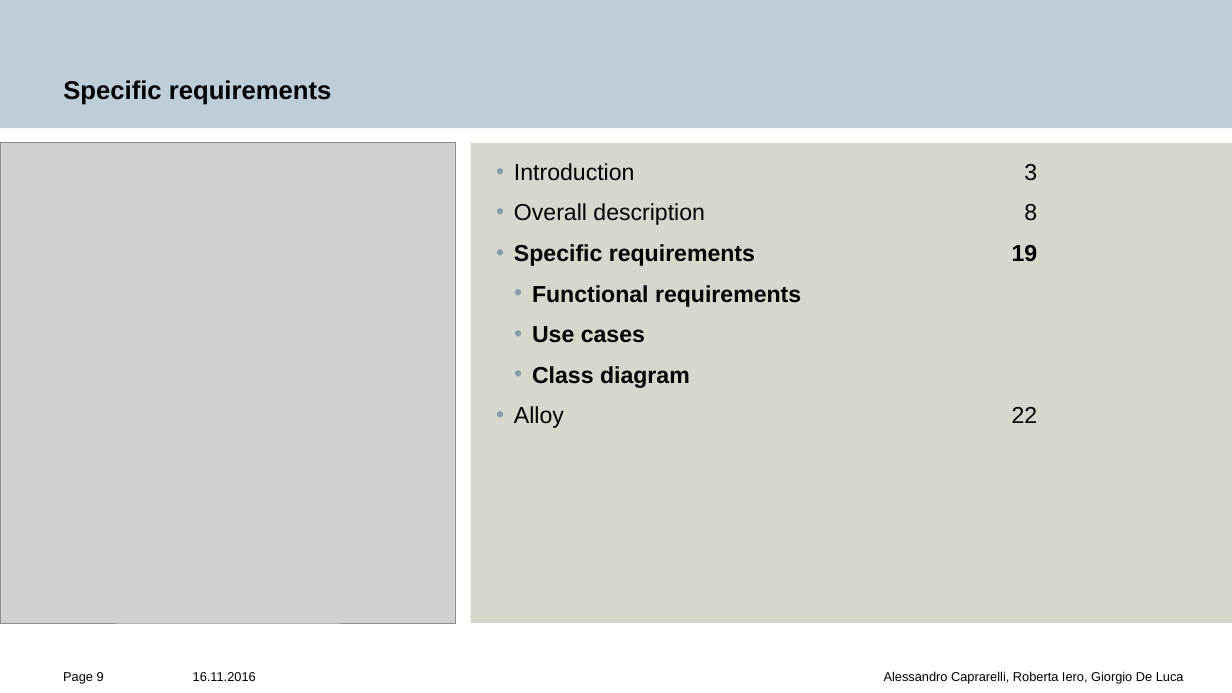
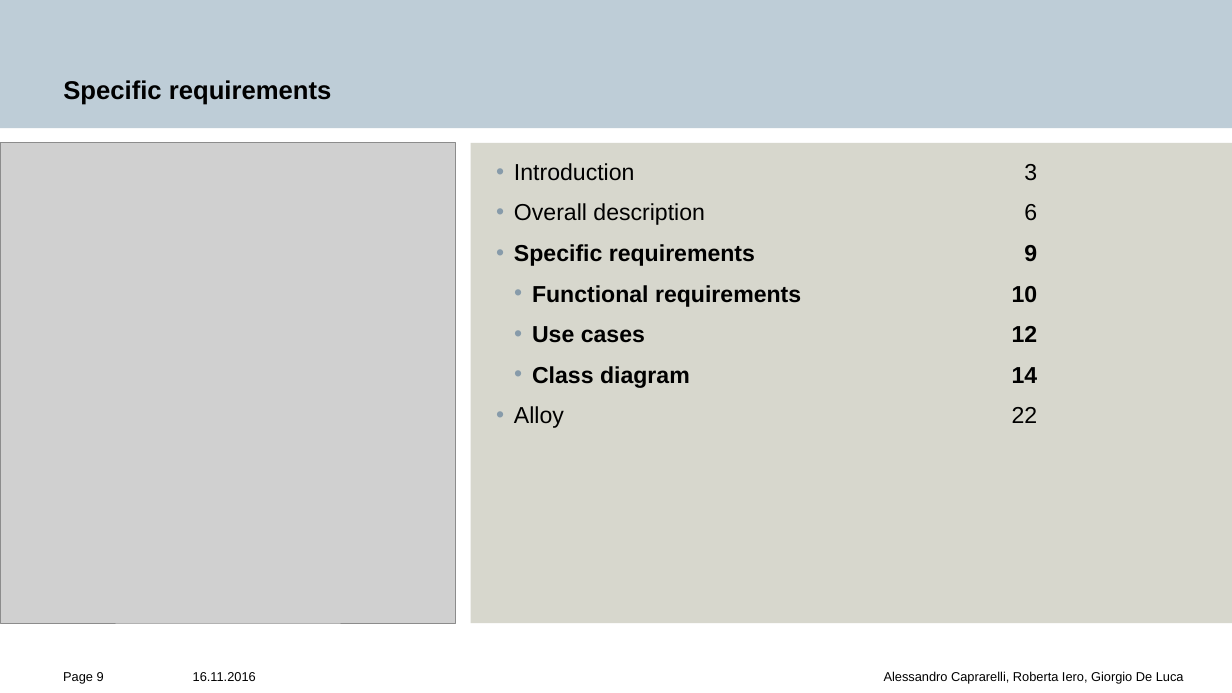
Before and after one commit to alcaprar/CIDSoftwareEngineering2, a slide deck: slide 9 of RASD/Slide.pptx. Drawn at 1232x693 pixels with LibreOffice and Linux fonts; fonts in the diff are those of the drawing; grey boxes stand for pictures; background and template pictures are left out. Boxes give left, top, right and bottom in pixels: in the first picture for what was removed or moved away, otherwise in the second. Text is boxed around its words. In the diff, an @@ line names an element or a change of style, - is before the commit and + after.

Commit message:
Slides

```diff
--- a/RASD/Slide.pptx
+++ b/RASD/Slide.pptx
@@ text at box(514, 203, 1038, 388): text changed @@
-  • Overall description 8
-  • Specific requirements 19
-      • Functional requirements
-      • Use cases
-      • Class diagram
+  • Overall description 6
+  • Specific requirements 9
+      • Functional requirements 10
+      • Use cases 12
+      • Class diagram 14
```
Also in this commit, not shown: 4 other slides changed.
